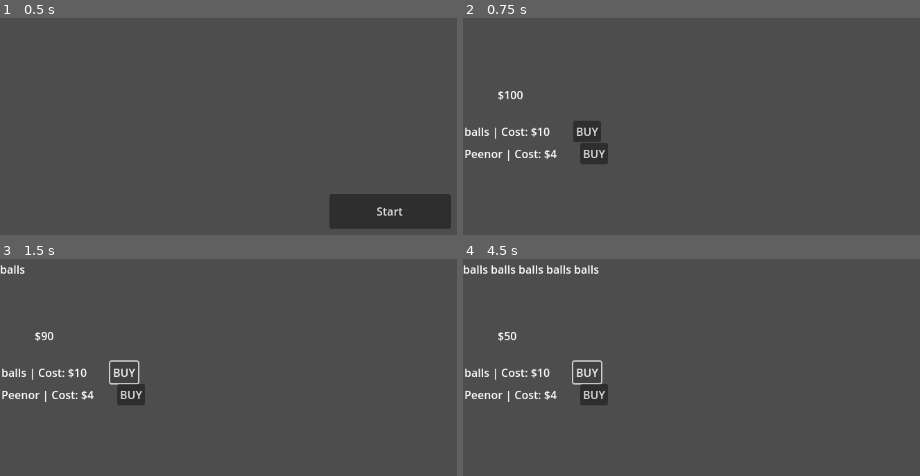
Above: before the commit, frames 1-4 (two rows, left to right).
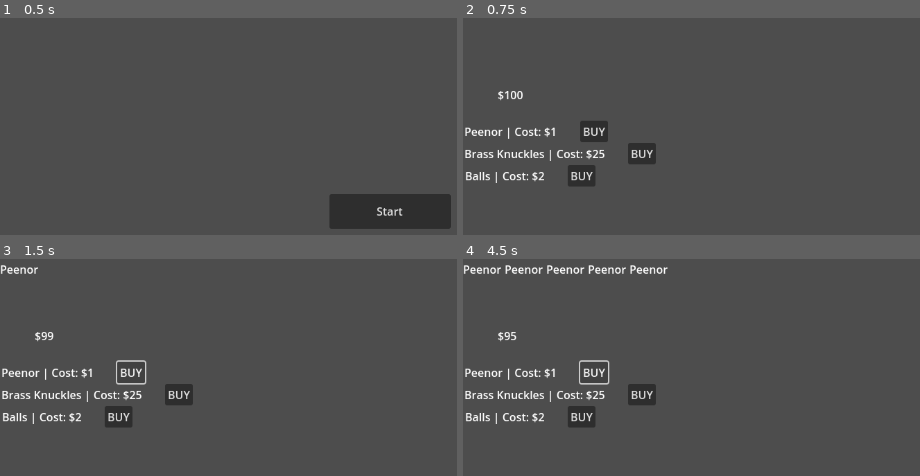
Above: after the commit, the same moments.

Repository: hottpants/punchgame
Game: Godot game, scene res://Scenes/button_menu.tscn
Same seed, same stepped clock (60 frames per second), same inputs: the game is played once before the commit and once after it.
Inputs:
- Up to frame 1 (0.5 s): no input
- Up to frame 2 (0.75 s): click "Start" at 0.5 s
- Up to frame 3 (1.5 s): click "BUY" at 1.25 s
- Up to frame 4 (4.5 s): click "BUY" at 2 s; click "BUY" at 2.75 s; tap Enter at 3.5 s; tap Space at 4.25 s

Frame 1 is identical in both runs. In frame 2, 3.4% of the frame differs, in the area x 0-43%, y 47-78%; in frame 3, 3.5%; in frame 4, 4.4%, in the area x 0-45%, y 2-78%.

Commit message:
shop prototype 2
Got item pool working with item chances and costs

Diff:
--- a/Scenes/shop.tscn
+++ b/Scenes/shop.tscn
@@ -18,6 +18,9 @@
 [node name="Item2" parent="VBoxContainer" instance=ExtResource("2_2shtd")]
 position = Vector2(0, 32)
 
+[node name="Item3" parent="VBoxContainer" instance=ExtResource("2_2shtd")]
+position = Vector2(1, 64)
+
 [node name="Cash" type="Label" parent="."]
 offset_left = 50.0
 offset_top = 105.0
--- a/Scripts/shop.gd
+++ b/Scripts/shop.gd
@@ -7,11 +7,36 @@
 func _ready() -> void:
 	var shop_item1 = $VBoxContainer/Item
 	var shop_item2 = $VBoxContainer/Item2
+	var shop_item3 = $VBoxContainer/Item3
 
-	shop_item1._set_stats("balls", 10)
-	shop_item2._set_stats("Peenor", 4)
-	$VBoxContainer/Item.connect("decreaseMoney", buy_item)
-	$VBoxContainer/Item2.connect("decreaseMoney", buy_item)
+
+
+	var items = ["Balls", "Peenor", "Brass Knuckles", "Jock Strap", "Bong", "Holy Hand Grenade", "Gun", "Baseball Bat"]
+	var cost = [2, 1, 25, 6, 42, 1000, 63, 17]
+	var chance = [1, 1, 2, 4, 3, 4, 3, 3]
+
+
+	var item1 = _pickItem(chance)
+	shop_item1._set_stats(items[item1], cost[item1])
+	items.remove_at(item1)
+	cost.remove_at(item1)
+	chance.remove_at(item1)
+
+	var item2 = _pickItem(chance)
+	shop_item2._set_stats(items[item2], cost[item2])
+	items.remove_at(item2)
+	cost.remove_at(item2)
+	chance.remove_at(item2)
+
+	var item3 = _pickItem(chance)
+	shop_item3._set_stats(items[item3], cost[item3])
+	items.remove_at(item3)
+	cost.remove_at(item3)
+	chance.remove_at(item3)
+
+	shop_item1.connect("decreaseMoney", buy_item)
+	shop_item2.connect("decreaseMoney", buy_item)
+	shop_item3.connect("decreaseMoney", buy_item)
 
 func buy_item(itemName, cost):
 	if((cash - cost) >= 0):
@@ -23,6 +48,14 @@
 		print("Get your money up, not your funny up!")
 
 
+func _pickItem(chance: Array):
+	var itemPicked = false
+	var item
+	while itemPicked == false:
+		item = randi_range(0,chance.size()-1)
+		if chance[item] < (randi_range(2,5)):
+			itemPicked = true
+			return item
 
 
 # Called every frame. 'delta' is the elapsed time since the previous frame.
